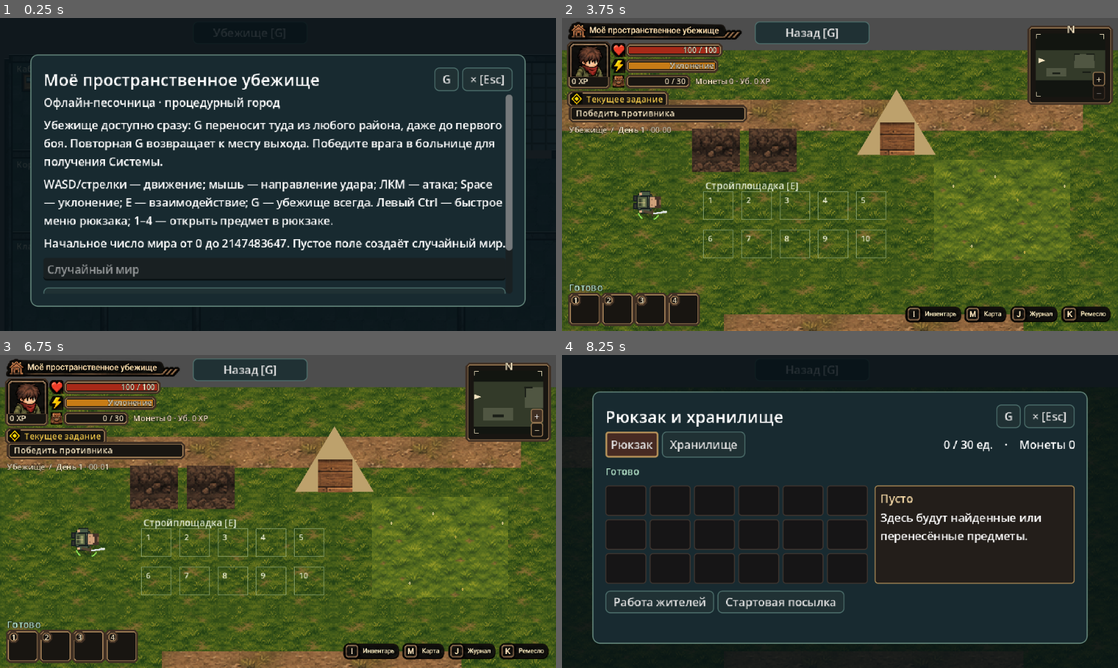
Above: before the commit, frames 1-4 (two rows, left to right).
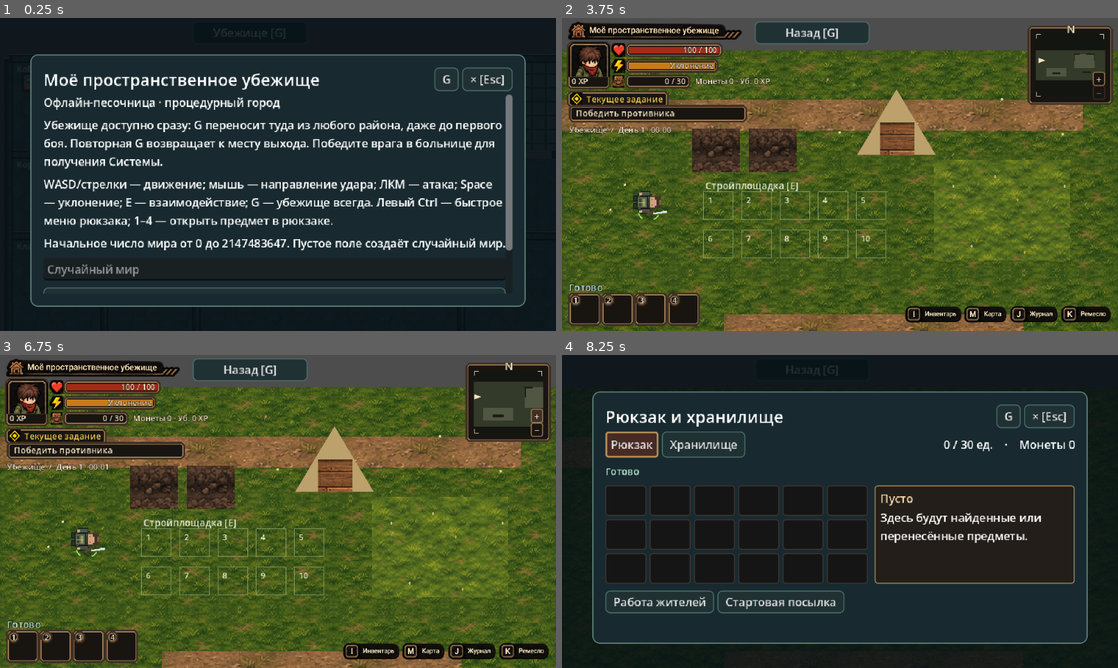
Above: after the commit, the same moments.

Repository: AndreyCokol/My_shelter
Game: Godot game, scene res://game/scenes/main/playable.tscn
Same seed, same stepped clock (60 frames per second), same inputs: the game is played once before the commit and once after it.
Inputs (mouse positions are in pixels of both pictures, inside the frame that each line leads up to):
- Up to frame 1 (0.25 s): no input
- Up to frame 2 (3.75 s): click (834, 268) at 0.52 s; type "12" at 0.6 s; click "Начать игру" at 1.25 s; click "Начать игру" at 2 s; click "Убежище [G]" at 2.75 s; click "G" at 3.5 s
- Up to frame 3 (6.75 s): click (505, 401) at 4.25 s; click "Назад [G]" at 5 s; click "× [Esc]" at 5.75 s; click "+" at 6.5 s
- Up to frame 4 (8.25 s): click "−" at 7.25 s; click (934, 652) at 8 s

The runs differ from the first frame. In frame 2, less than 0.1% of the frame differs, in the area x 8-95%, y 19-98%; in frame 3, less than 0.1%; in frame 4, less than 0.1%.

Commit message:
feat(A5): render cosmetic atmospheric layer behind all world collision fixtures

Diff:
--- a/game/scenes/worlds/world.gd
+++ b/game/scenes/worlds/world.gd
@@ -218,6 +218,7 @@
 func _draw() -> void:
 	var variant := int(str(layout.get("segment", "")).get_slice(":", 1))
 	WorldArt.ground(self, scene_id, variant, layout)
+	WorldArt.atmosphere(self, scene_id, layout)
 	draw_location_detail()
 	for obstacle in layout.get("floor_plan", {}).get("walls", layout.get("obstacles", [])):
 		WorldArt.obstacle(self, scene_id, obstacle)
